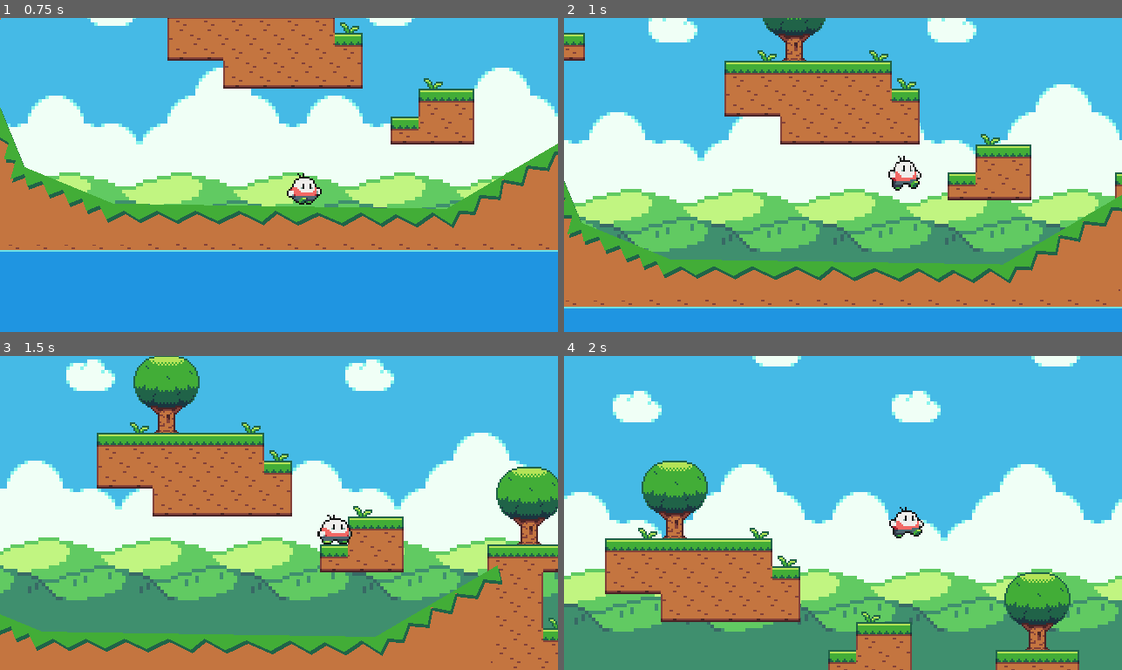
Above: before the commit, frames 1-4 (two rows, left to right).
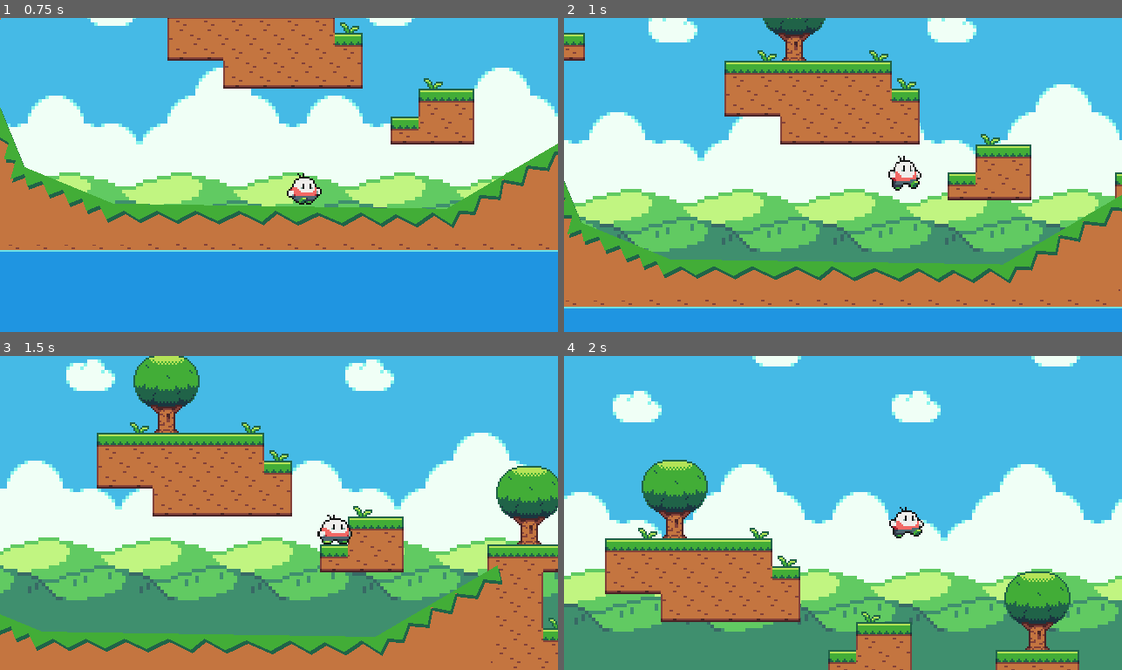
Above: after the commit, the same moments.

Repository: diogorbg/JogoPlataforma-Godot-3.4.4
Game: Godot game, scene res://scenes/game.tscn
The game is run twice, just before and just after one commit, with the same random seed, the same clock (stepped at 60 frames per second) and the same inputs.
Inputs:
- Up to frame 1 (0.75 s): hold Right (move_right) from 0.53 s (still down)
- Up to frame 2 (1 s): keep holding Right (move_right); tap Space (jump) at 0.77 s
- Up to frame 3 (1.5 s): keep holding Right (move_right)
- Up to frame 4 (2 s): keep holding Right (move_right); tap Space (jump) at 1.52 s

Frame 1 is identical in both runs. In frame 2, 0.2% of the frame differs, in the area x 35-47%, y 0-14%; in frame 3, 0.6%; in frame 4, 0.6%, in the area x 13-91%, y 33-94%.

Commit message:
correção pivor da arvore

Diff:
--- a/sprites/tiles.tscn
+++ b/sprites/tiles.tscn
@@ -119,9 +119,9 @@
 [node name="tile11" type="Sprite" parent="."]
 position = Vector2( 24, -8 )
 texture = ExtResource( 1 )
-offset = Vector2( 0, -14.5 )
+offset = Vector2( 0, -15 )
 region_enabled = true
-region_rect = Rect2( 213, 3, 38, 45 )
+region_rect = Rect2( 213, 2, 38, 46 )
 
 [node name="tile12" type="Sprite" parent="."]
 position = Vector2( 56, 8 )
--- a/sprites/tileset.tres
+++ b/sprites/tileset.tres
@@ -204,12 +204,12 @@
 9/z_index = 0
 10/name = "tile11"
 10/texture = ExtResource( 1 )
-10/tex_offset = Vector2( 0, -14.5 )
+10/tex_offset = Vector2( 0, -15 )
 10/modulate = Color( 1, 1, 1, 1 )
-10/region = Rect2( 213, 3, 38, 45 )
+10/region = Rect2( 213, 2, 38, 46 )
 10/tile_mode = 0
-10/occluder_offset = Vector2( 19, 22.5 )
-10/navigation_offset = Vector2( 19, 22.5 )
+10/occluder_offset = Vector2( 19, 23 )
+10/navigation_offset = Vector2( 19, 23 )
 10/shape_offset = Vector2( 0, 0 )
 10/shape_transform = Transform2D( 1, 0, 0, 1, 0, 0 )
 10/shape_one_way = false
